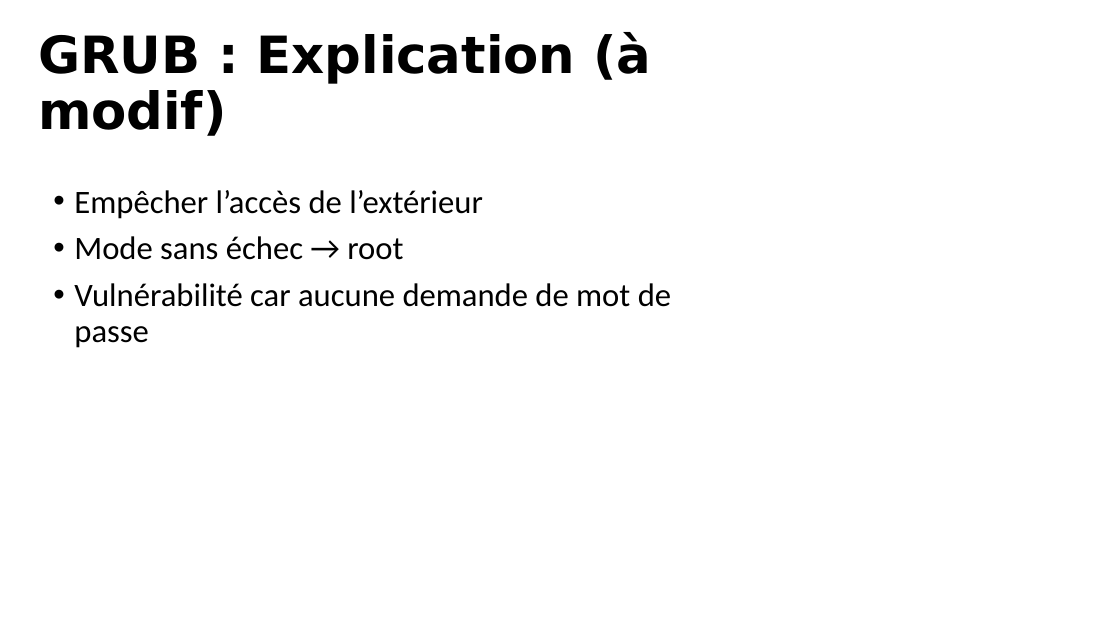
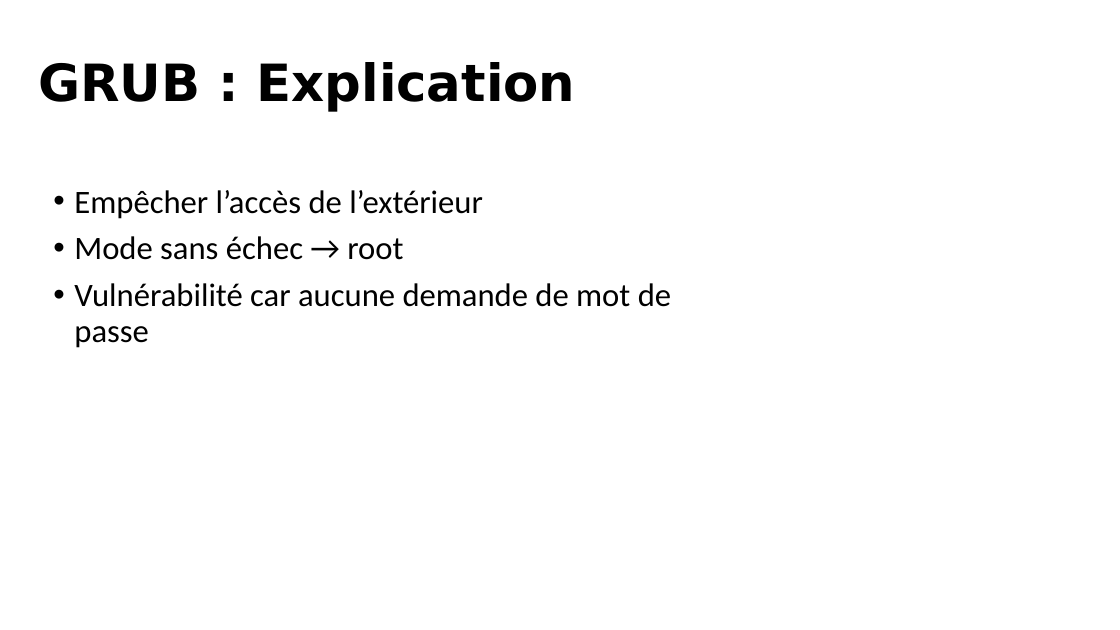
Before and after one commit to antoineghigny/SYSG5, a slide deck: slide 32 of 56359/Présentation/AntoineGhigny_ExploitatonDeFaillesDeSecurite.pptx. Drawn at 1120x630 pixels with LibreOffice and Linux fonts; fonts in the diff are those of the drawing. Boxes give left, top, right and bottom in pixels: in the first picture for what was removed or moved away, otherwise in the second. Text is boxed around its words. In the diff, an @@ line names an element or a change of style, - is before the commit and + after.

```diff
--- a/56359/Présentation/AntoineGhigny_ExploitatonDeFaillesDeSecurite.pptx
+++ b/56359/Présentation/AntoineGhigny_ExploitatonDeFaillesDeSecurite.pptx
@@ title at bbox=[38, 62, 576, 112]: text changed @@
-GRUB : Explication (à modif)
+GRUB : Explication
```
Also in this commit, not shown: 7 other slides changed.
